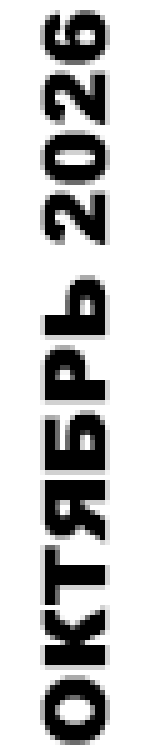
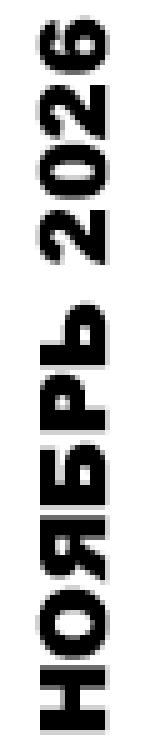
Layered file, before and after one edit (150 × 750). Changes by layer:
renamed "ОКТЯБРЬ 2026" to "НОЯБРЬ 2026", painted on it over [35, 10, 110, 745]
